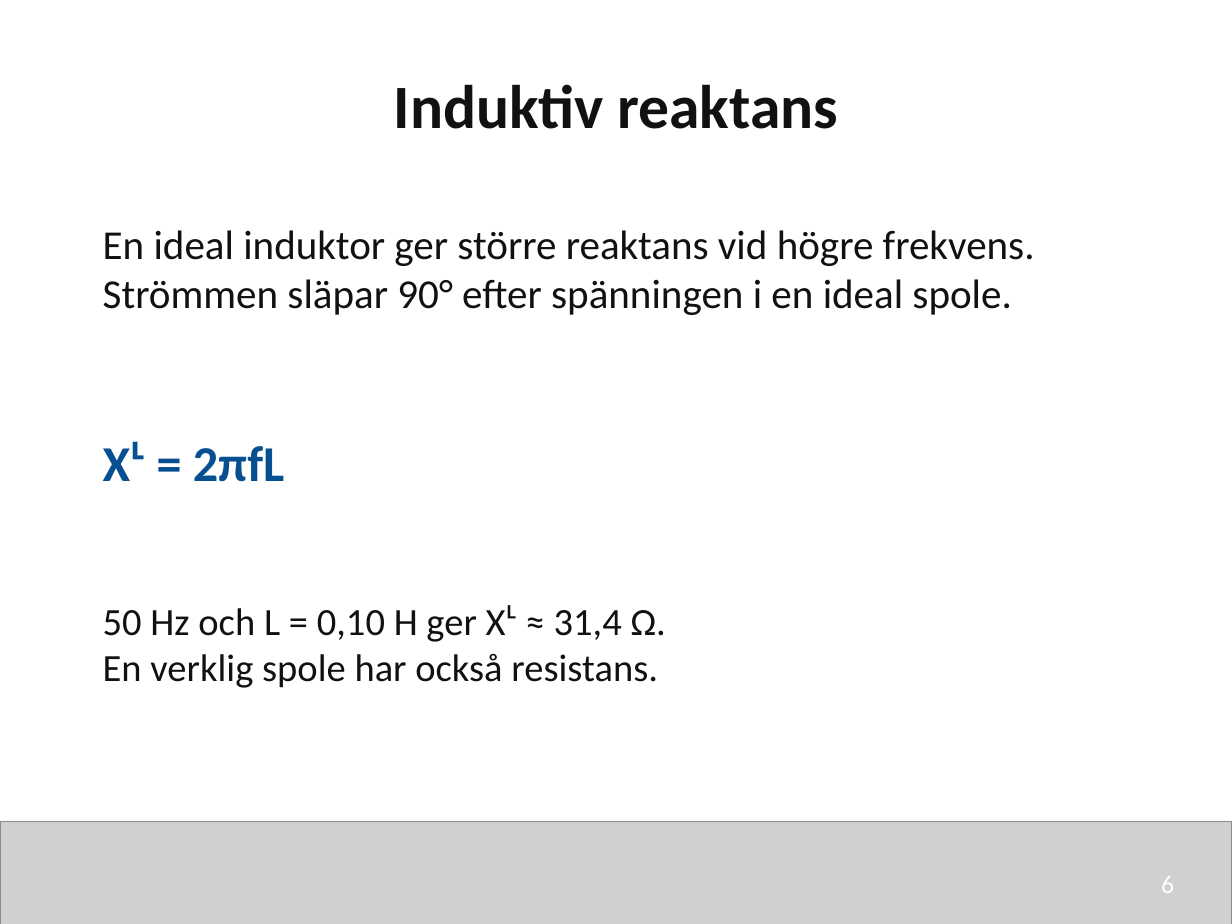
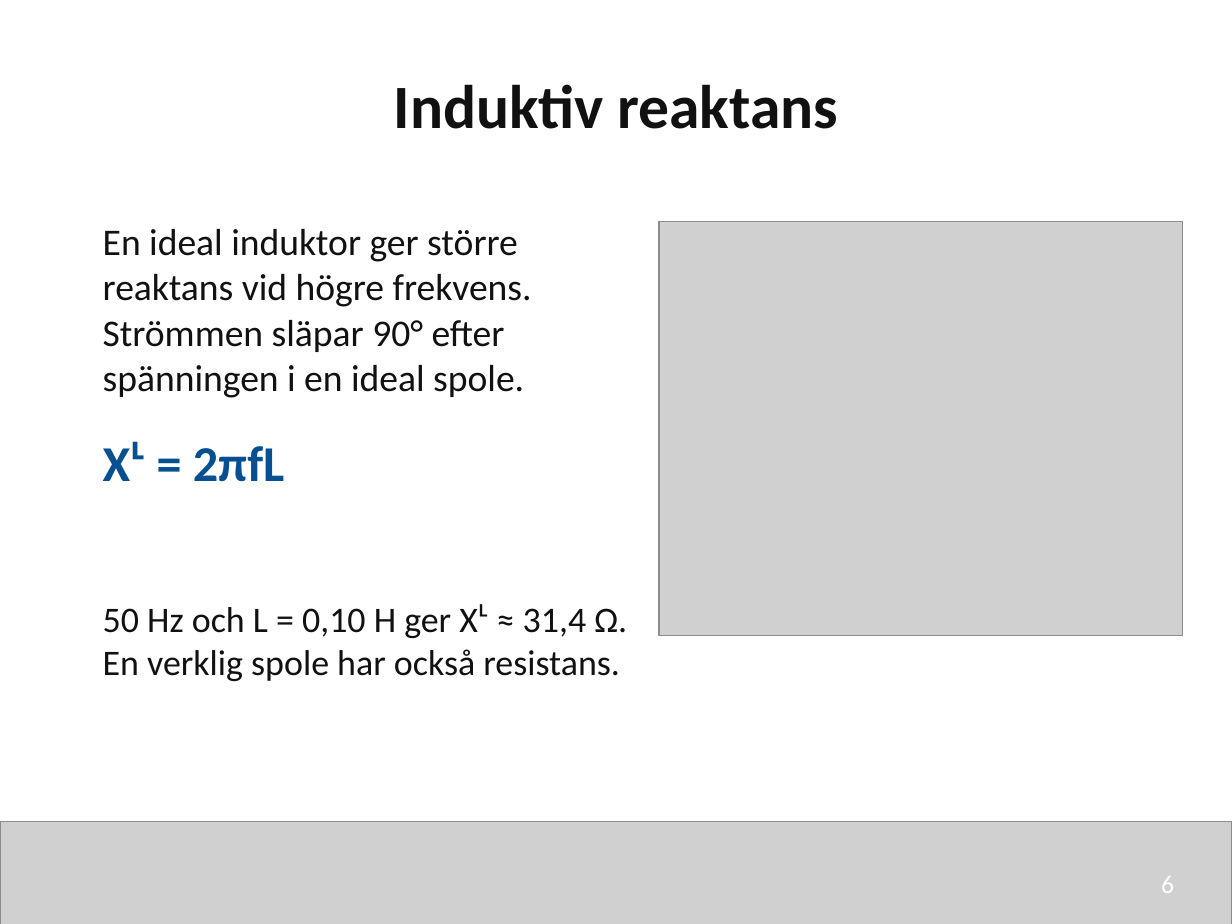
Before and after one commit to nj22az/nj22az.github.io, a slide deck: slide 6 of sjoskolan/vecka-40/aktuell/v40_02_Reaktans_och_impedans_elev.pptx. Drawn at 1232x924 pixels with LibreOffice and Linux fonts; fonts in the diff are those of the drawing; grey boxes stand for pictures. Boxes give left, top, right and bottom in pixels: in the first picture for what was removed or moved away, otherwise in the second. Text is boxed around its words. In the diff, an @@ line names an element or a change of style, - is before the commit and + after.

```diff
--- a/sjoskolan/vecka-40/aktuell/v40_02_Reaktans_och_impedans_elev.pptx
+++ b/sjoskolan/vecka-40/aktuell/v40_02_Reaktans_och_impedans_elev.pptx
@@ text "En ideal induktor ger större ..." at bbox=[103, 229, 532, 398]: size 24 to 22 pt @@
@@ picture added at bbox=[659, 222, 1183, 636] @@
@@ text "50 Hz och L = ..." at bbox=[103, 604, 627, 681]: size 22.5 to 21 pt @@
```
Also in this commit, not shown: 13 other slides changed, 17 other files.
